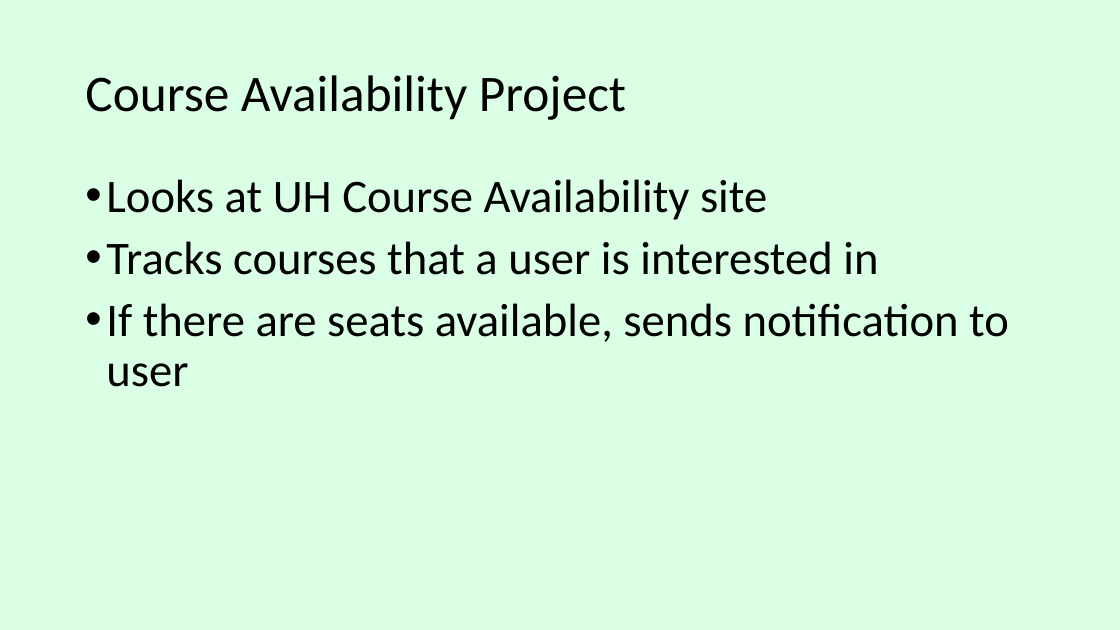
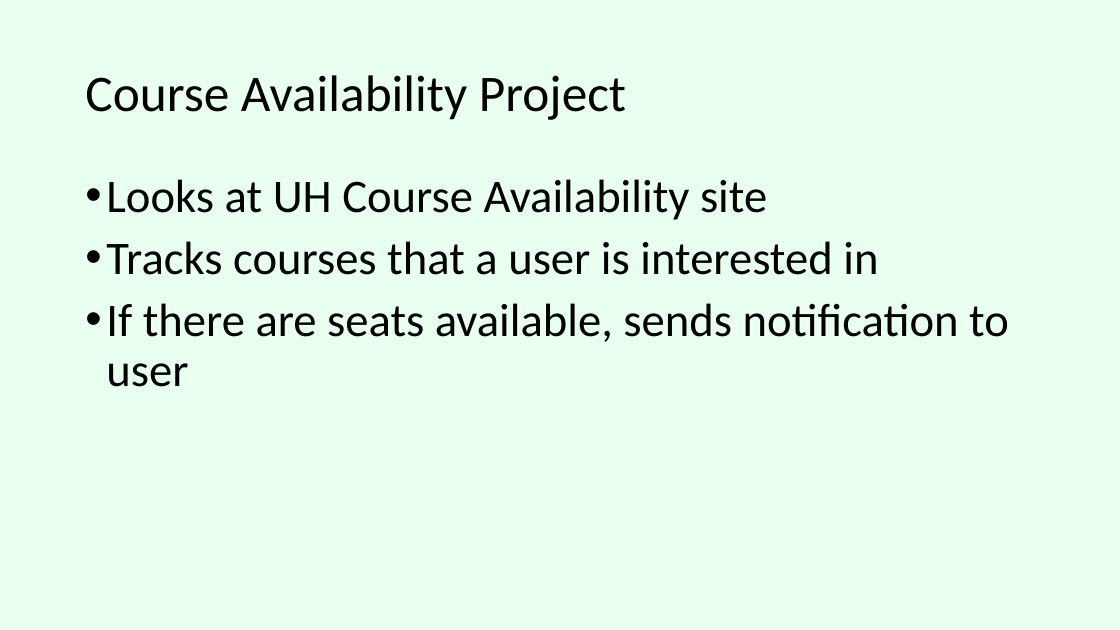
Before and after one commit to bsogata/course_availability, a slide deck: slide 2 of Course_Avail_Final.pptx. Drawn at 1120x630 pixels with LibreOffice and Linux fonts; fonts in the diff are those of the drawing. Boxes give left, top, right and bottom in pixels: in the first picture for what was removed or moved away, otherwise in the second. Text is boxed around its words. In the diff, an @@ line names an element or a change of style, - is before the commit and + after.

```diff
--- a/Course_Avail_Final.pptx
+++ b/Course_Avail_Final.pptx
@@ background #C8FFD8 at 66% opacity to #A7FFC0 at 24% opacity @@
```
Also in this commit, not shown: 3 other slides changed, 4 slides added, 9 slides removed, 1 other file.
